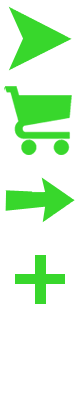
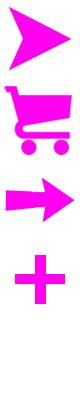
Revision of a layered 80 × 400 image; what changed, layer by layer:
pixels changed over [4, 6, 75, 304] (layer not identified)
